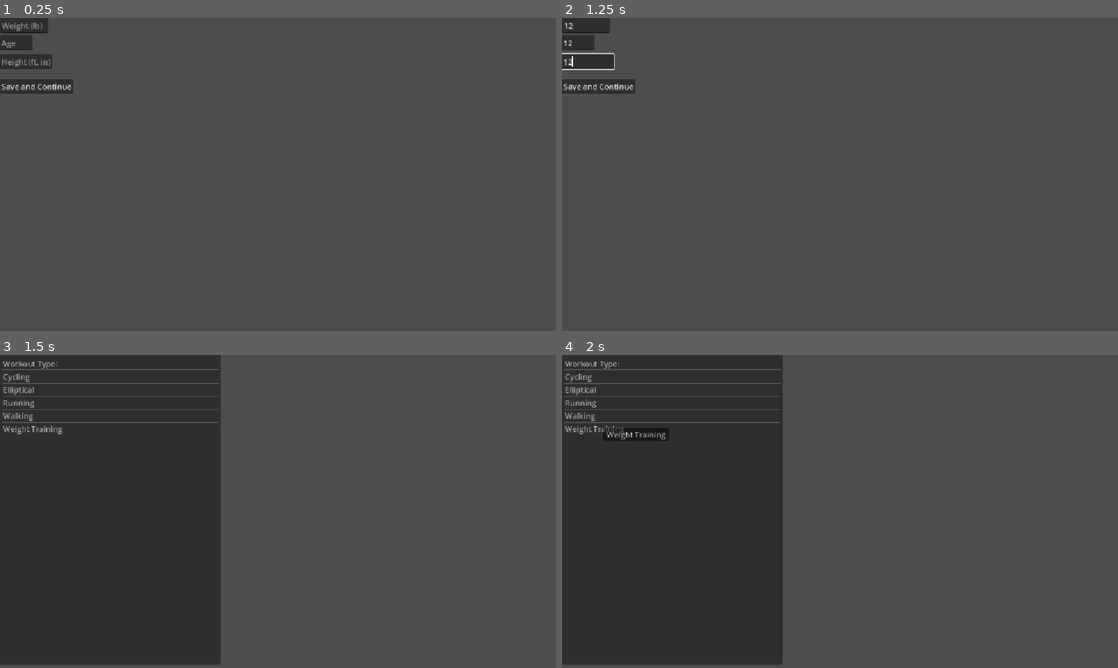
Above: before the commit, frames 1-4 (two rows, left to right).
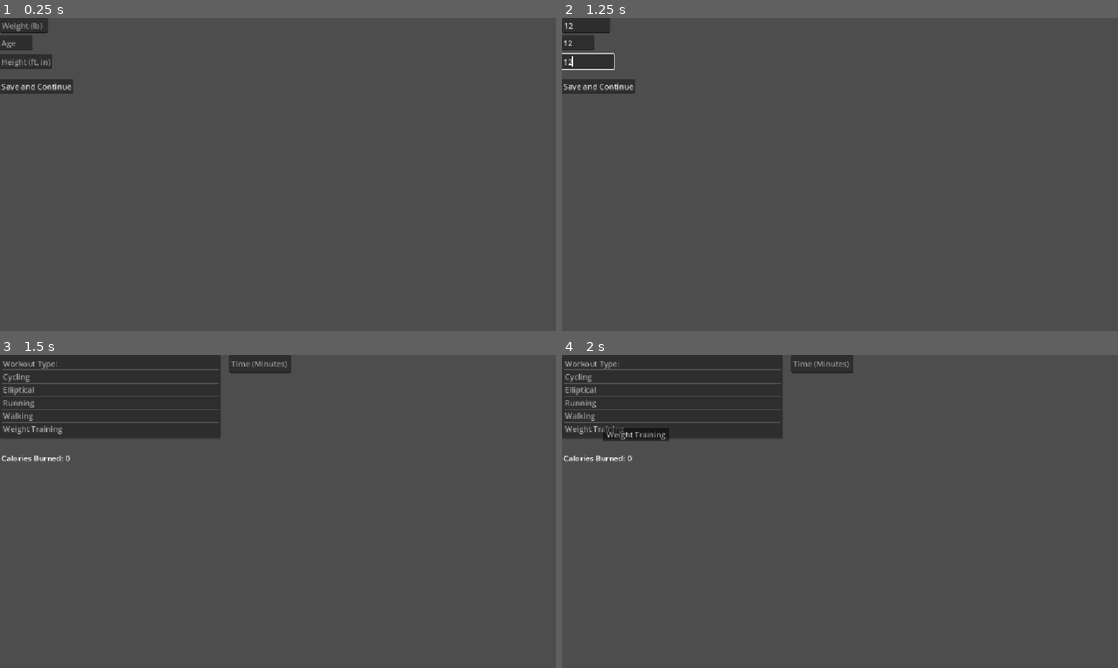
Above: after the commit, the same moments.

Repository: ma43210/HackDecouverte
Game: Godot game, scene res://Scenes/Profile_Manager.tscn
Same seed, same stepped clock (60 frames per second), same inputs: the game is played once before the commit and once after it.
Inputs (mouse positions are in pixels of both pictures, inside the frame that each line leads up to):
- Up to frame 1 (0.25 s): no input
- Up to frame 2 (1.25 s): click (584, 24) at 0.52 s; type "12" at 0.6 s; click (578, 43) at 0.75 s; type "12" at 0.83 s; click (589, 61) at 0.98 s; type "12" at 1.07 s
- Up to frame 3 (1.5 s): click "Save and Continue" at 1.25 s
- Up to frame 4 (2 s): no input

Frames 1-2 are identical in both runs. In frame 3, 29% of the frame differs, in the area x 0-53%, y 0-99%; in frame 4, 29%.

Commit message:
Just need calculator

Diff:
--- a/healthy/Scenes/Input_Workout.tscn
+++ b/healthy/Scenes/Input_Workout.tscn
@@ -1,12 +1,14 @@
 [gd_scene format=3 uid="uid://ba7f2skroecyd"]
 
+[ext_resource type="Script" uid="uid://baax4gqlny0ga" path="res://Scripts/Calculator.gd" id="1_2av5n"]
 [ext_resource type="Script" uid="uid://cy7ikr2w1q5im" path="res://Scripts/Workout_Selected.gd" id="1_7q3j2"]
 
 [node name="Node2D" type="Node2D" unique_id=1483333031]
+script = ExtResource("1_2av5n")
 
 [node name="ItemList" type="ItemList" parent="." unique_id=1599876708]
 offset_right = 457.0
-offset_bottom = 641.0
+offset_bottom = 173.0
 allow_reselect = true
 item_count = 6
 item_0/text = "Workout Type:"
@@ -18,4 +20,18 @@
 item_5/text = "Weight Training"
 script = ExtResource("1_7q3j2")
 
+[node name="RichTextLabel" type="RichTextLabel" parent="." unique_id=1951719665]
+offset_left = 3.0
+offset_top = 202.0
+offset_right = 260.0
+offset_bottom = 235.0
+bbcode_enabled = true
+text = "Calories Burned: 0"
+
+[node name="TextEdit" type="TextEdit" parent="." unique_id=1299180459]
+offset_left = 475.0
+offset_right = 603.0
+offset_bottom = 38.0
+placeholder_text = "Time (Minutes)"
+
 [connection signal="item_selected" from="ItemList" to="ItemList" method="_on_item_selected"]
--- /dev/null
+++ b/healthy/Scripts/Calculator.gd
@@ -0,0 +1,11 @@
+extends Node2D
+
+
+# Called when the node enters the scene tree for the first time.
+func _ready() -> void:
+	pass # Replace with function body.
+
+
+# Called every frame. 'delta' is the elapsed time since the previous frame.
+func _process(delta: float) -> void:
+	pass
Not shown, added: healthy/Scripts/Calculator.gd.uid
